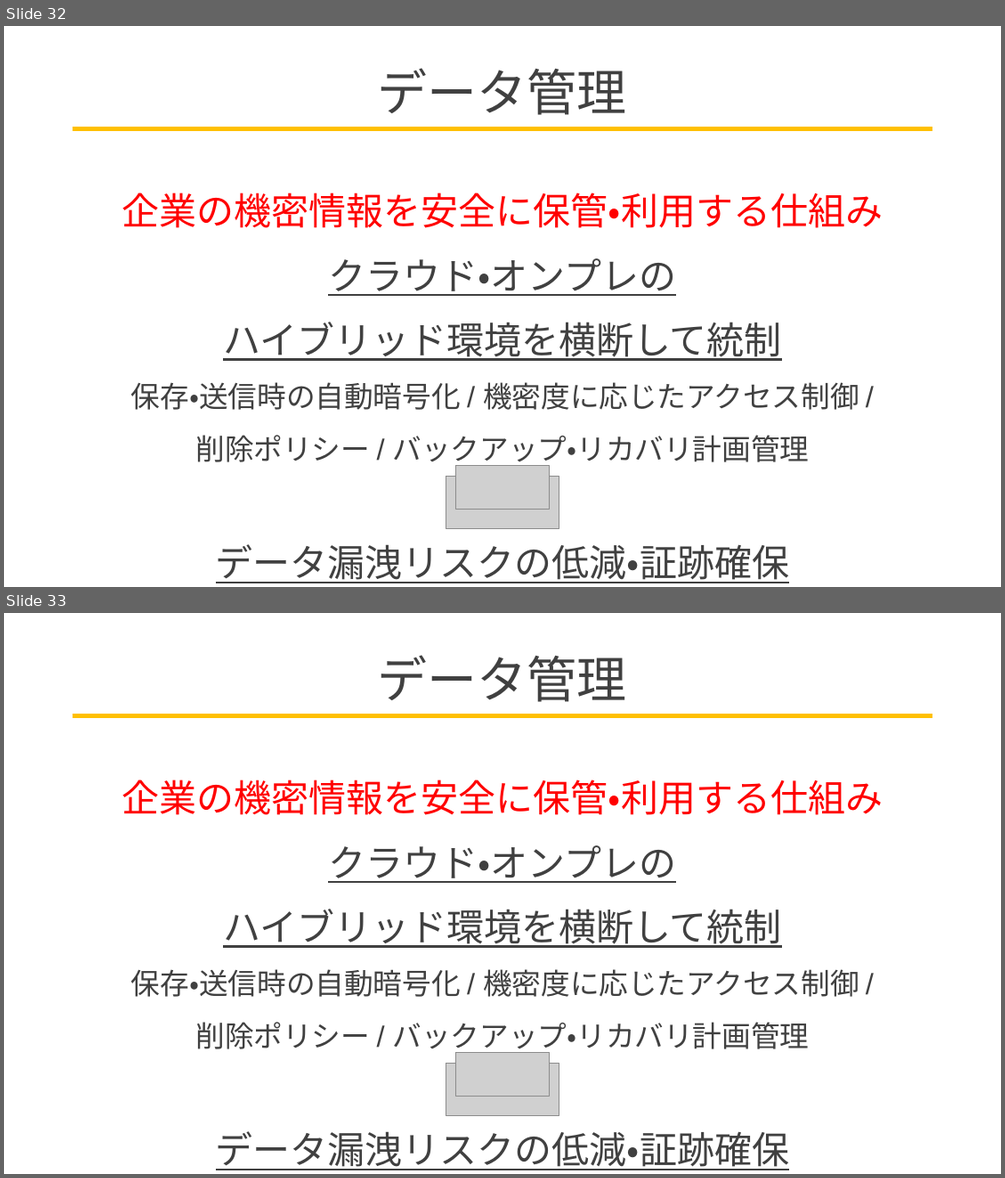
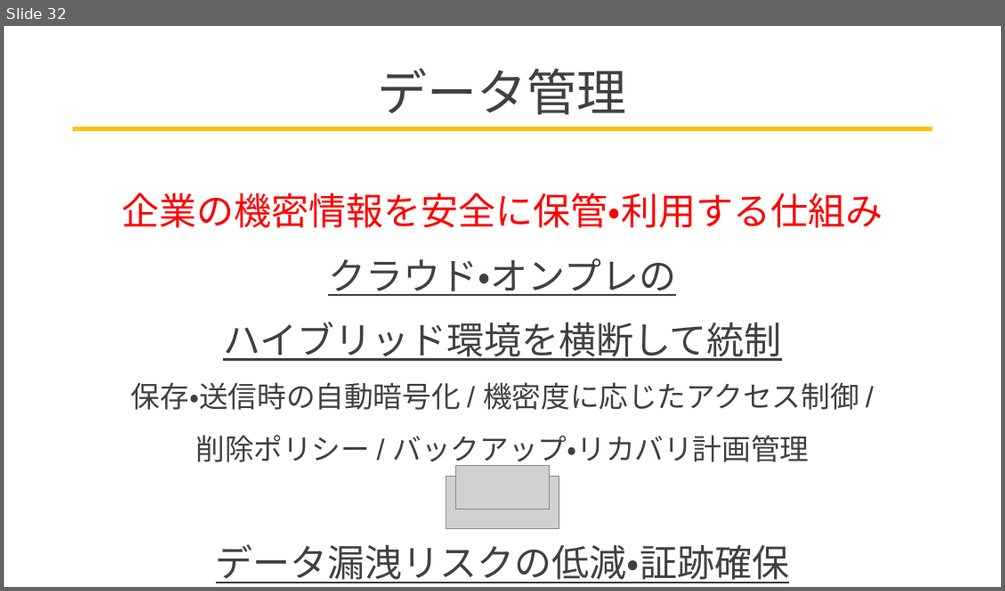
Before and after one commit to AeolusSoul/memo, a slide deck: 1-MSとは.pptx. Shown one above the other, each under a label of ours: slides 32 and 33 before the commit, slide 32 after it. The pictures are 1005x1178 and 1005x591 pixels, drawn with LibreOffice and Linux fonts; fonts in the diff are those of the drawing; grey boxes stand for pictures. Boxes give left, top, right and bottom in pixels: in the first picture for what was removed or moved away, otherwise in the second. Text is boxed around its words. In the diff, an @@ line names an element or a change of style, - is before the commit and + after.

```diff
--- a/1-MSとは.pptx
+++ b/1-MSとは.pptx
@@ slide 33 removed at [4,613,1001,1174], background #FFFFFF; not listed: 1 template element that a slide beside it also shows @@
@@ title removed at [378,655,627,702] @@
-データ管理
@@ text removed at [122,779,882,1170] @@
-企業の機密情報を安全に保管・利用する仕組み
-クラウド・オンプレの
-ハイブリッド環境を横断して統制
-保存・送信時の自動暗号化 / 機密度に応じたアクセス制御 /
-削除ポリシー / バックアップ・リカバリ計画管理
-データ漏洩リスクの低減・証跡確保
@@ picture removed at [446,1062,558,1116] @@
@@ picture removed at [455,1052,550,1096] @@
```
Also in this commit, not shown: 3 slides changed, 20 slides added.
